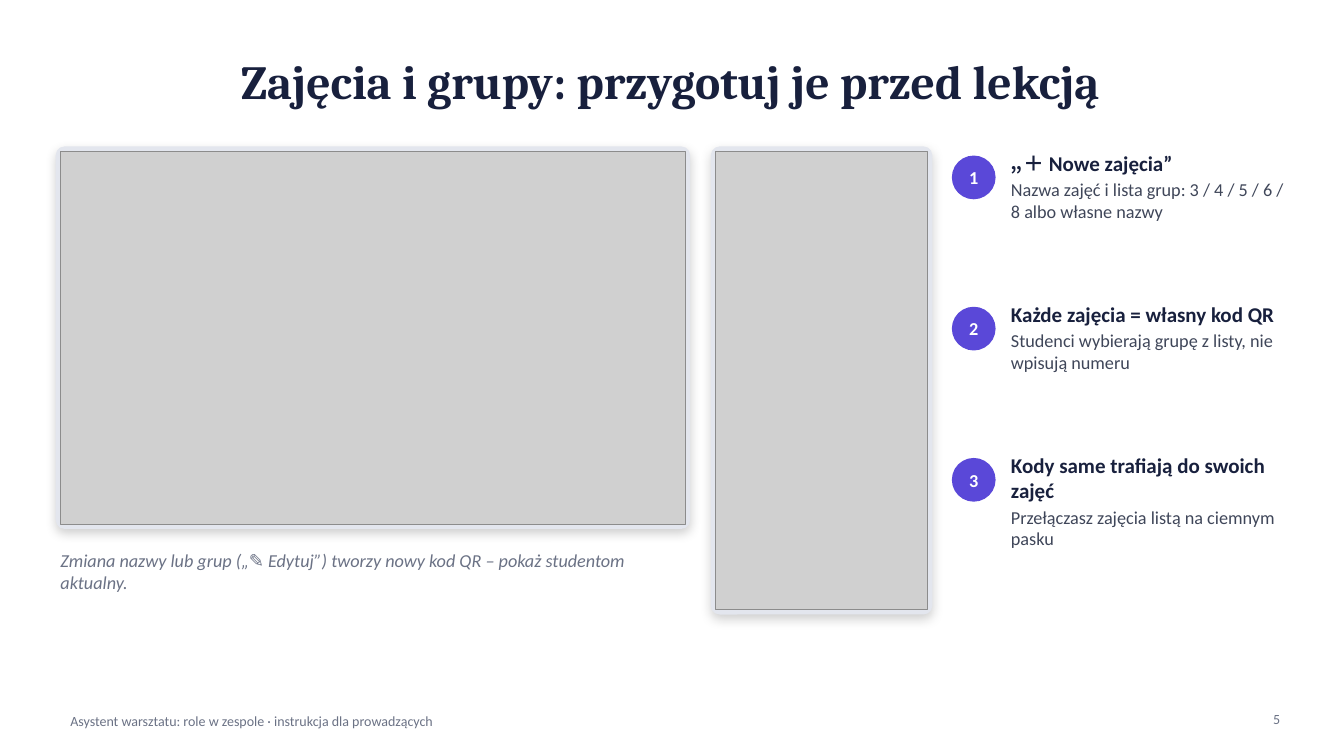
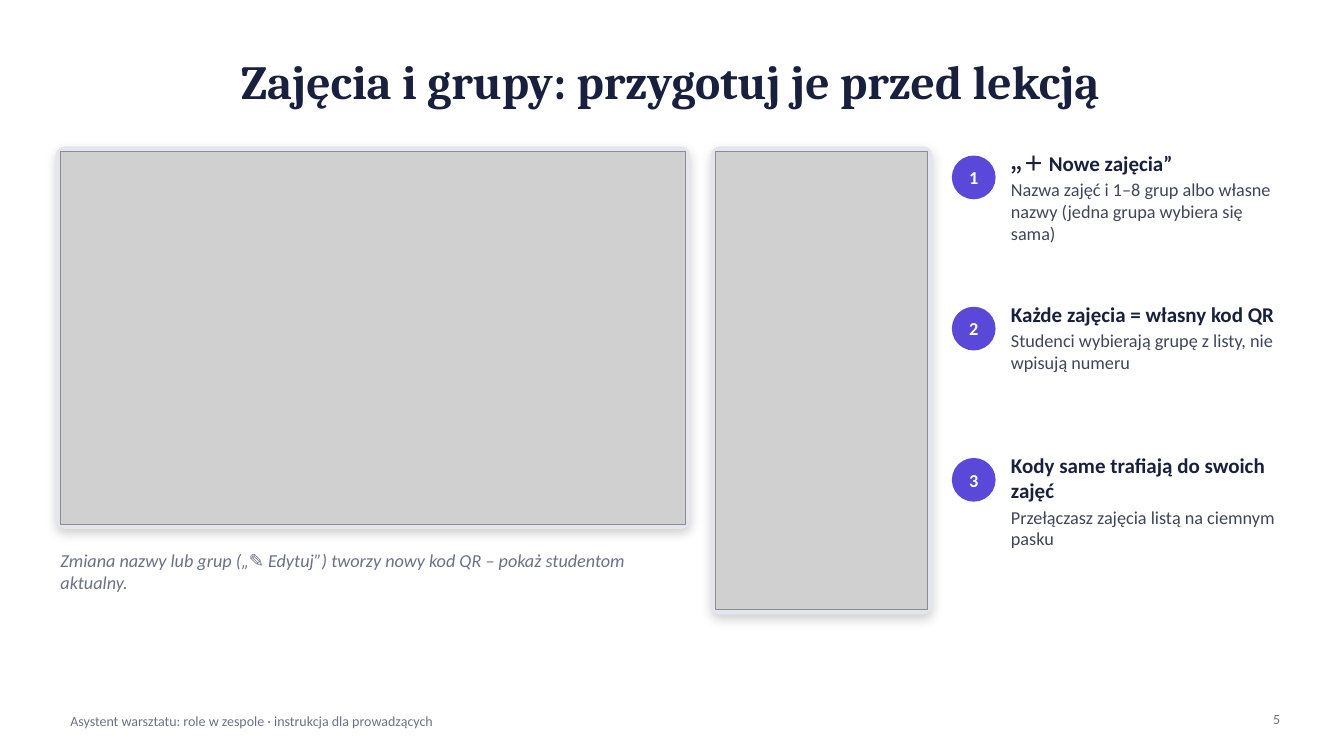
Before and after one commit to lwawrzynek/team-roles-workshop, a slide deck: slide 5 of Instrukcja-dla-prowadzacych.pptx. Drawn at 1344x756 pixels with LibreOffice and Linux fonts; fonts in the diff are those of the drawing; grey boxes stand for pictures. Boxes give left, top, right and bottom in pixels: in the first picture for what was removed or moved away, otherwise in the second. Text is boxed around its words. In the diff, an @@ line names an element or a change of style, - is before the commit and + after.

```diff
--- a/Instrukcja-dla-prowadzacych.pptx
+++ b/Instrukcja-dla-prowadzacych.pptx
@@ text at (1011,183,1271,243): text changed @@
-Nazwa zajęć i lista grup: 3 / 4 / 5 / 6 / 8 albo własne nazwy
+Nazwa zajęć i 1–8 grup albo własne nazwy (jedna grupa wybiera się sama)
```
Also in this commit, not shown: 11 other slides changed, 1 slide added.
